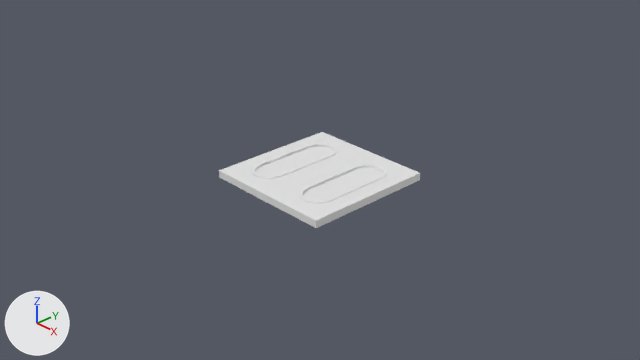
One commit to the Blender file assets/windowWallPanel/SourceFiles/windowWallPanel.blend: the scene before it, then after it.
The view is the same before and after, from the file's camera 'Camera'. Every picture has the same lights, and +X, +Y and +Z are marked at lower left.

In view in the first picture: 'Cube', 'window'.
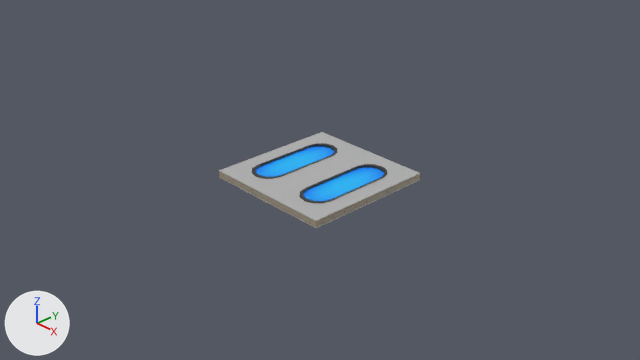
What differs and where, as boxes (x1, y1, x2, y2) in the pictures (640 x 360 px; the box of a moved part takes in the faces that stretch with it):
```json
{"object": "Cube", "change": "recoloured", "before": [219, 132, 420, 228], "after": [219, 132, 420, 228], "on screen": "white to grey"}
{"part": 1, "of": "me_cube_002", "change": "moved or reshaped", "before": [255, 147, 334, 177], "after": [255, 147, 334, 177]}
{"part": 2, "of": "me_cube_002", "change": "moved or reshaped", "before": [303, 168, 384, 201], "after": [303, 168, 384, 201]}
```

The change, as JSON lines over the scene's bpy script:
```json
{"op": "add", "block": "img_windowsuvnontransparent_png", "code": ["img_windowsuvnontransparent_png = load_image('windowsUVnonTransparent.png', 'windowsUVnonTransparent.png', 256, 64, 'sRGB')"]}
{"op": "add", "block": "img_windowwallpaneltexture_png", "code": ["img_windowwallpaneltexture_png = load_image('windowWallPanelTexture.png', 'windowWallPanelTexture.png', 1024, 1024, 'sRGB')"]}
{"op": "add", "block": "mat_windowoutside", "code": ["mat_windowoutside = principled_material('WindowOutside')", "mat_windowoutside.texture = img_windowsuvnontransparent_png"]}
{"op": "add", "block": "mat_wall", "code": ["mat_wall = principled_material('Wall')", "mat_wall.texture = img_windowwallpaneltexture_png"]}
{"block": "me_cube", "where": "me_cube.from_pydata(...)  # 180 vertices, 162 faces; spans x -0.9..0.9, y -0.9..0.9, z -0.05..0.06"}
{"op": "remove", "block": "me_cube", "code": "me_cube.materials.append(mat_material)  # white #e7e7e7"}
{"op": "add", "block": "me_cube", "code": "me_cube.materials.append(mat_wall)  # picture img_windowwallpaneltexture_png"}
{"block": "me_cube_002", "where": "me_cube_002.from_pydata(...)  # 28 vertices, 2 faces; spans x -0.659..0.659, y -0.628..0.628, z 0.03"}
{"block": "me_cube_002", "where": "# used by ob_window; location = (0.0, 0.0, 0.0)"}
{"block": "me_cube_002", "where": "# verts and faces of me_cube_002; kept vertices keep their numbers, new ones are numbered from 28"}
{"block": "me_cube_002", "where": "# before: 0 (-0.555, -0.6, 0.03), 1 (-0.631, -0.523, 0.03) at pixel (255, 169), 2 (-0.659, -0.419, 0.03) at pixel (260, 166), 3 (-0.659, 0.419, 0.03) at pixel (308, 148), 4 (-0.631, 0.523, 0.03) at pixel (315, 146)"}
{"block": "me_cube_002", "where": "# before: 5 (-0.555, 0.6, 0.03) at pixel (323, 146), 6 (-0.45, 0.628, 0.03) at pixel (330, 148), 7 (-0.345, 0.6, 0.03) at pixel (334, 151), 8 (-0.269, 0.523, 0.03), 9 (-0.241, 0.419, 0.03) at pixel (330, 157)"}
{"block": "me_cube_002", "where": "# before: 10 (-0.241, -0.419, 0.03), 11 (-0.269, -0.523, 0.03), 12 (-0.345, -0.6, 0.03), 13 (-0.45, -0.628, 0.03)"}
{"block": "me_cube_002", "where": "# before: 14 (0.345, -0.6, 0.03), 15 (0.269, -0.523, 0.03) at pixel (303, 193), 16 (0.241, -0.419, 0.03) at pixel (307, 189), 17 (0.241, 0.419, 0.03) at pixel (356, 169), 18 (0.269, 0.523, 0.03) at pixel (363, 167)"}
{"block": "me_cube_002", "where": "# before: 19 (0.345, 0.6, 0.03) at pixel (371, 167), 20 (0.45, 0.628, 0.03) at pixel (379, 169), 21 (0.555, 0.6, 0.03) at pixel (383, 172), 22 (0.631, 0.523, 0.03), 23 (0.659, 0.419, 0.03) at pixel (380, 179)"}
{"block": "me_cube_002", "where": "# before: 24 (0.659, -0.419, 0.03), 25 (0.631, -0.523, 0.03), 26 (0.555, -0.6, 0.03), 27 (0.45, -0.628, 0.03)"}
{"op": "remove", "block": "me_cube_002", "code": "me_cube_002.materials.append(mat_material)  # white #e7e7e7"}
{"block": "me_cube_002", "change": "me_cube_002 part 1"}
{"op": "add", "block": "me_cube_002", "code": "delete_faces([(0, 1, 2, 3, 4, 5, 6, 7, 8, 9, 10, 11, 12, 13)])"}
{"op": "add", "block": "me_cube_002", "code": "faces += [(0, 13, 12, 11, 10, 9, 8, 7, 6, 5, 4, 3, 2, 1)]"}
{"block": "me_cube_002", "change": "me_cube_002 part 2"}
{"op": "add", "block": "me_cube_002", "code": "delete_faces([(14, 15, 16, 17, 18, 19, 20, 21, 22, 23, 24, 25, 26, 27)])"}
{"op": "add", "block": "me_cube_002", "code": "faces += [(14, 27, 26, 25, 24, 23, 22, 21, 20, 19, 18, 17, 16, 15)]"}
{"op": "add", "block": "me_cube_002", "code": "me_cube_002.materials.append(mat_windowoutside)  # picture img_windowsuvnontransparent_png"}
```
